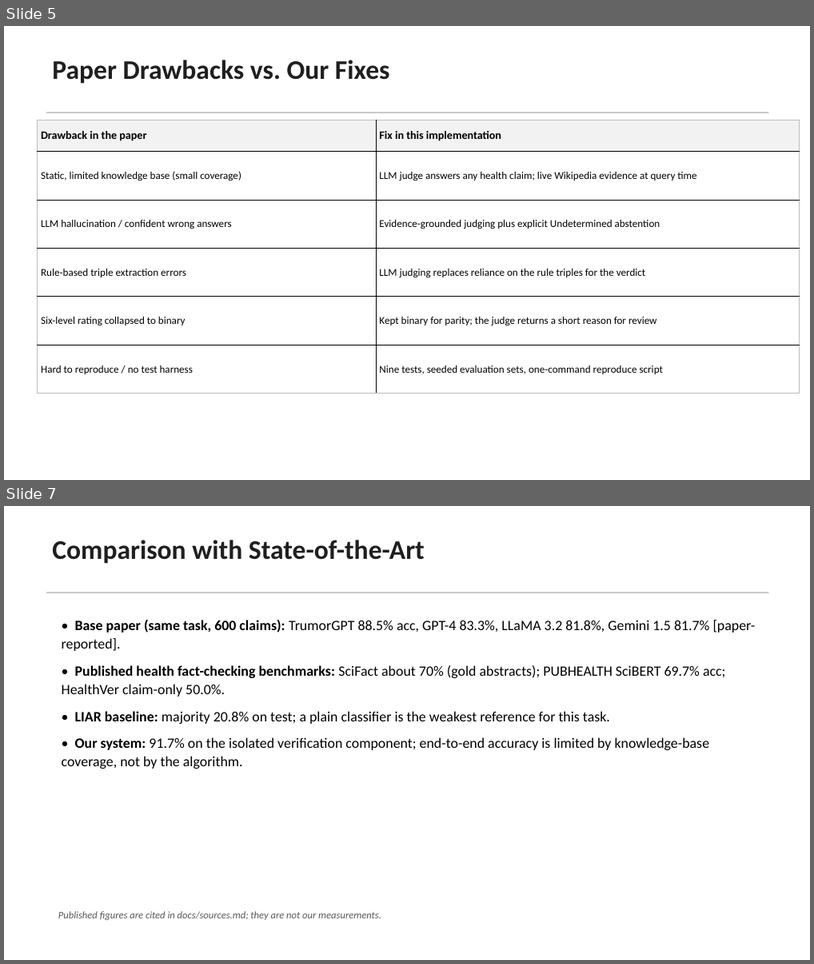
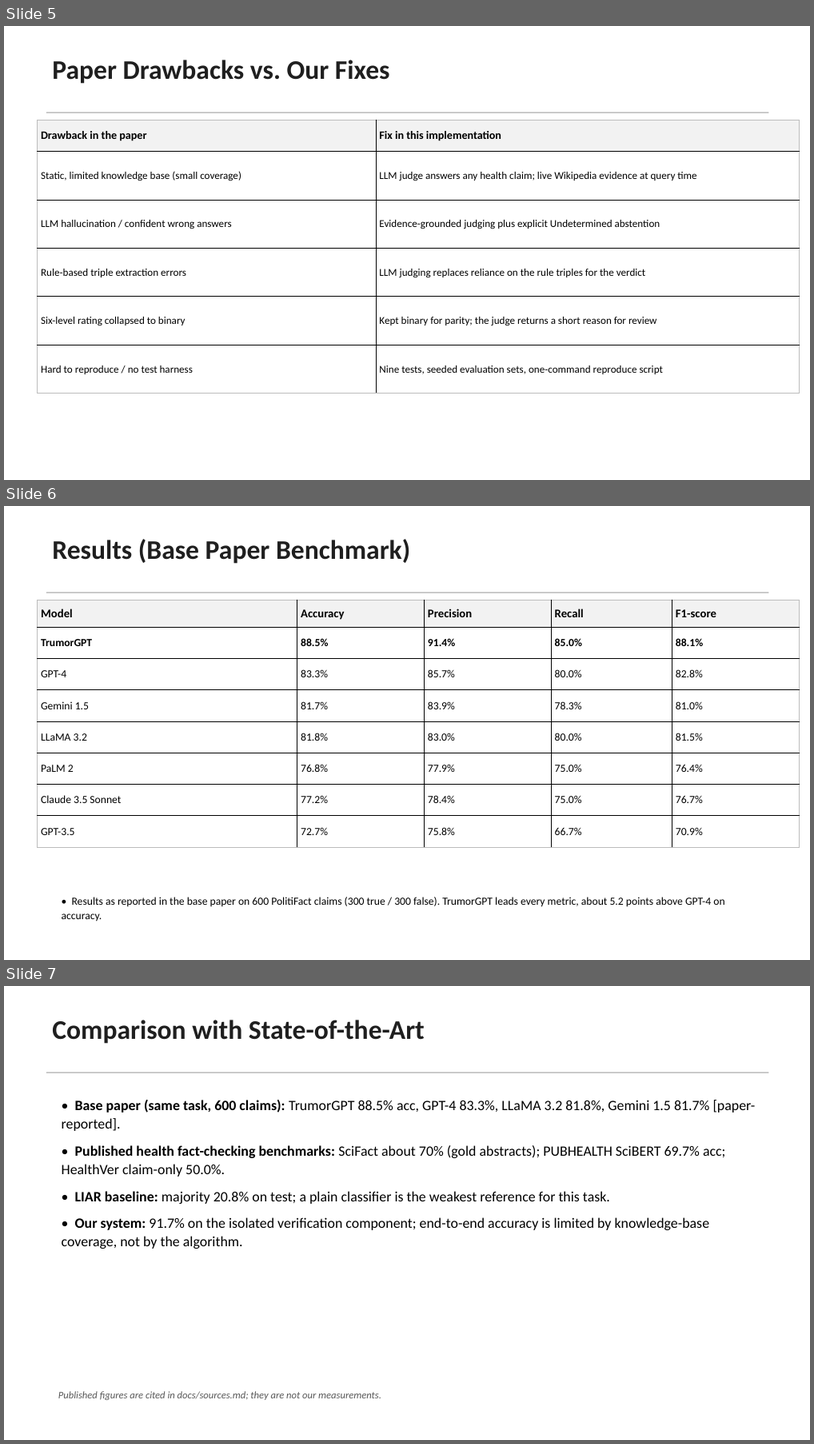
Before and after one commit to AkashNaickar/TrumorGPT, a slide deck: presentation/24005_179_review3.pptx. Shown one above the other, each under a label of ours: slides 5 and 7 before the commit, slides 5, 6 and 7 after it; the slides between them are not shown. The pictures are 814x964 and 814x1444 pixels, drawn with LibreOffice and Linux fonts; fonts in the diff are those of the drawing. Boxes give left, top, right and bottom in pixels: in the first picture for what was removed or moved away, otherwise in the second. Text is boxed around its words. In the diff, an @@ line names an element or a change of style, - is before the commit and + after.

Commit message:
feat: on-demand reference graph (faster verdicts), Enter-to-submit, graph fullscreen, paper benchmark slide

```diff
--- a/presentation/24005_179_review3.pptx
+++ b/presentation/24005_179_review3.pptx
@@ slide 6 added at bbox=[4, 506, 810, 960], background #FFFFFF @@
@@ text added at bbox=[52, 539, 410, 564], 32 pt, text #1F1F1F, bold @@
+Results (Base Paper Benchmark)
@@ table added at bbox=[38, 600, 799, 847], 8 rows, 5 columns @@
+Model | Accuracy | Precision | Recall | F1-score
+TrumorGPT | 88.5% | 91.4% | 85.0% | 88.1%
+GPT-4 | 83.3% | 85.7% | 80.0% | 82.8%
+Gemini 1.5 | 81.7% | 83.9% | 78.3% | 81.0%
+LLaMA 3.2 | 81.8% | 83.0% | 80.0% | 81.5%
+PaLM 2 | 76.8% | 77.9% | 75.0% | 76.4%
+Claude 3.5 Sonnet | 77.2% | 78.4% | 75.0% | 76.7%
+GPT-3.5 | 72.7% | 75.8% | 66.7% | 70.9%
@@ rectangle added at bbox=[46, 592, 770, 593], fill #BFBFBF @@
@@ text added at bbox=[62, 896, 725, 921], 13 pt, text #000000 @@
+• Results as reported in the base paper on 600 PolitiFact claims (300 true / 300 false). TrumorGPT leads every metric, about 5.2 points above GPT-4 on accuracy.
```
Also in this commit, not shown: 1 slide removed, 9 other files.
